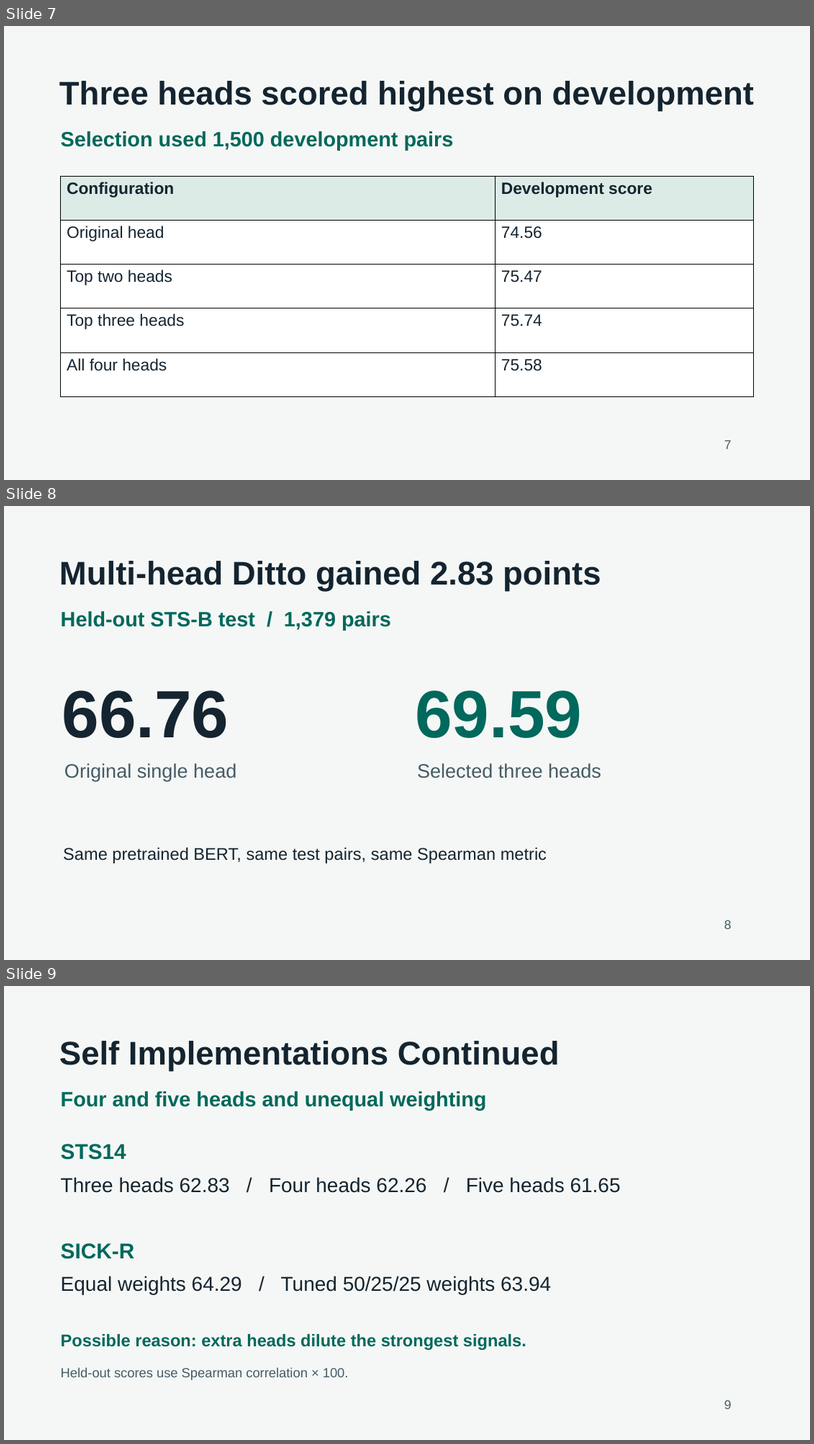
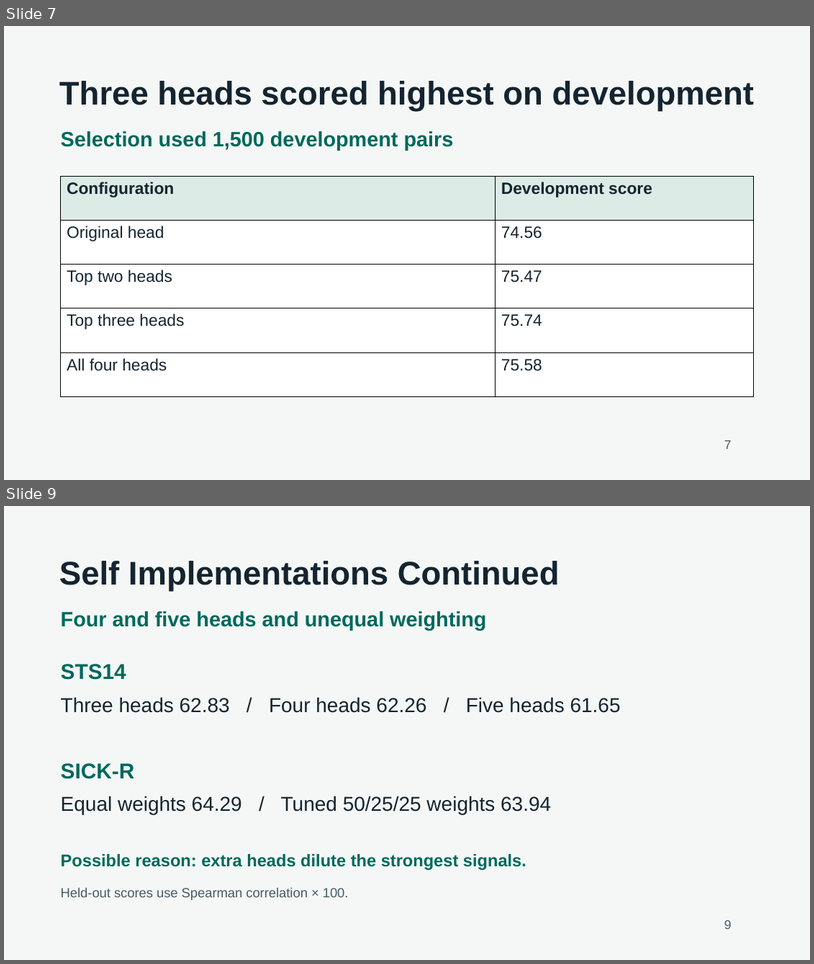
Before and after one commit to dipeshpaneru/Ditto-Multi-head, a slide deck: meta/Ditto Presentation.pptx. Shown one above the other, each under a label of ours: slides 7, 8 and 9 before the commit, slides 7 and 9 after it; the slides between them are not shown. The pictures are 814x1444 and 814x964 pixels, drawn with LibreOffice and Linux fonts; fonts in the diff are those of the drawing. Boxes give left, top, right and bottom in pixels: in the first picture for what was removed or moved away, otherwise in the second. Text is boxed around its words. In the diff, an @@ line names an element or a change of style, - is before the commit and + after.

```diff
--- a/meta/Ditto Presentation.pptx
+++ b/meta/Ditto Presentation.pptx
@@ slide 8 removed at bbox=[4, 506, 810, 960], background #F4F7F5 @@
@@ text removed at bbox=[59, 561, 601, 591] @@
-Multi-head Ditto gained 2.83 points
@@ text removed at bbox=[61, 611, 391, 630] @@
-Held-out STS-B test / 1,379 pairs
@@ text removed at bbox=[62, 690, 229, 738] @@
-66.76
@@ text removed at bbox=[415, 690, 582, 738] @@
-69.59
@@ text removed at bbox=[64, 763, 237, 781] @@
-Original single head
@@ text removed at bbox=[417, 763, 602, 778] @@
-Selected three heads
@@ text removed at bbox=[63, 847, 547, 863] @@
-Same pretrained BERT, same test pairs, same Spearman metric
@@ text removed at bbox=[725, 920, 732, 929] @@
-8
```
Also in this commit, not shown: 1 slide added, 2 other files.
